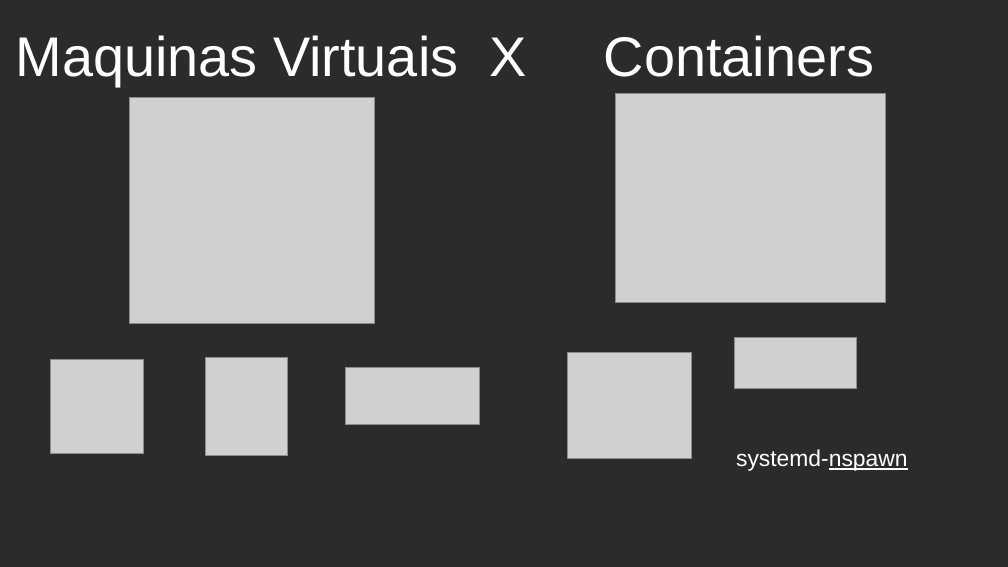
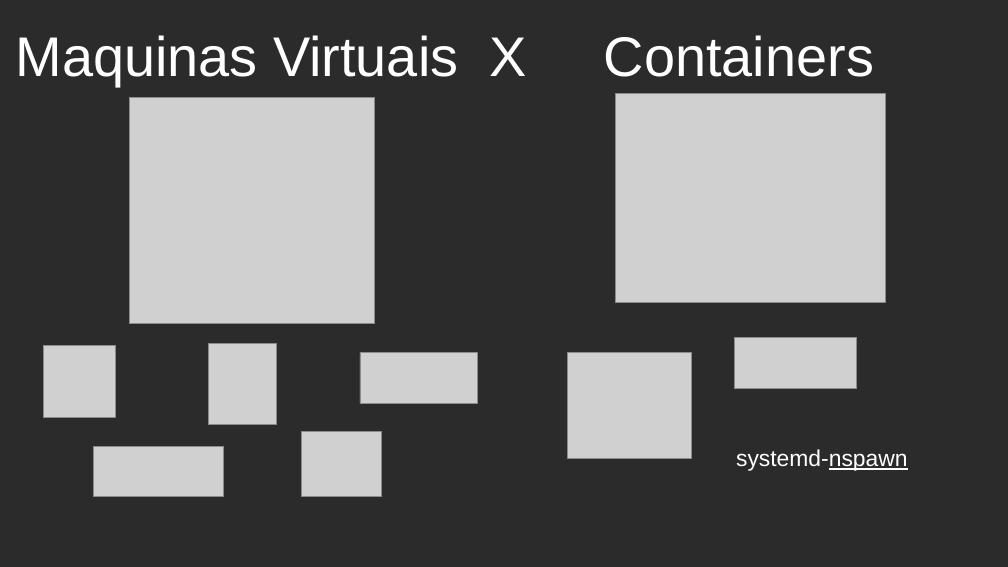
Before and after one commit to celsonery/kubernetes-docs, a slide deck: slide 2 of apresentacao_docker_kubernetes/apresentacao.odp. Drawn at 1008x567 pixels with LibreOffice and Linux fonts; fonts in the diff are those of the drawing; grey boxes stand for pictures; background and template pictures are left out; a plain dark background stands for a picture behind light text. Boxes give left, top, right and bottom in pixels: in the first picture for what was removed or moved away, otherwise in the second. Text is boxed around its words. In the diff, an @@ line names an element or a change of style, - is before the commit and + after.

```diff
--- a/apresentacao_docker_kubernetes/apresentacao.odp
+++ b/apresentacao_docker_kubernetes/apresentacao.odp
@@ picture resized from (x1=50, y1=360, x2=144, y2=454) to (x1=43, y1=346, x2=115, y2=418) @@
@@ picture resized from (x1=206, y1=358, x2=288, y2=456) to (x1=209, y1=344, x2=276, y2=425) @@
@@ picture resized from (x1=346, y1=368, x2=480, y2=425) to (x1=360, y1=353, x2=477, y2=403) @@
@@ picture added at (x1=93, y1=446, x2=223, y2=497) @@
@@ picture added at (x1=301, y1=432, x2=381, y2=497) @@
```
Also in this commit, not shown: 2 other slides changed, 5 slides added, 1 slide removed, 7 other files.
